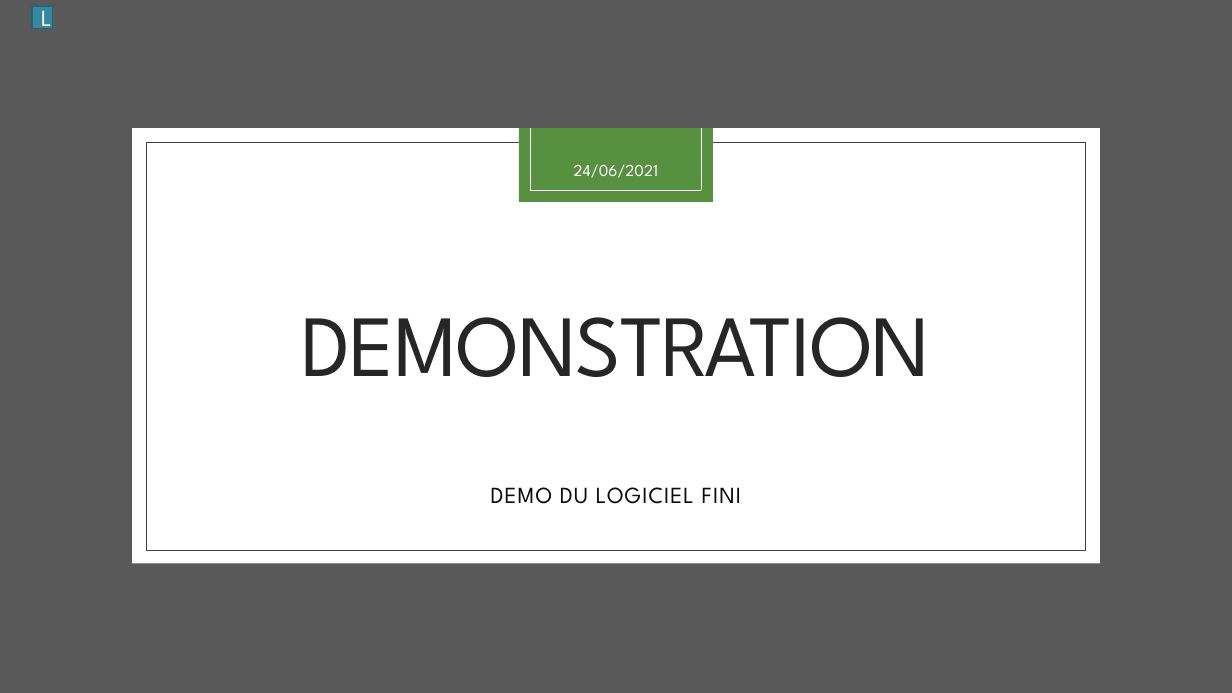
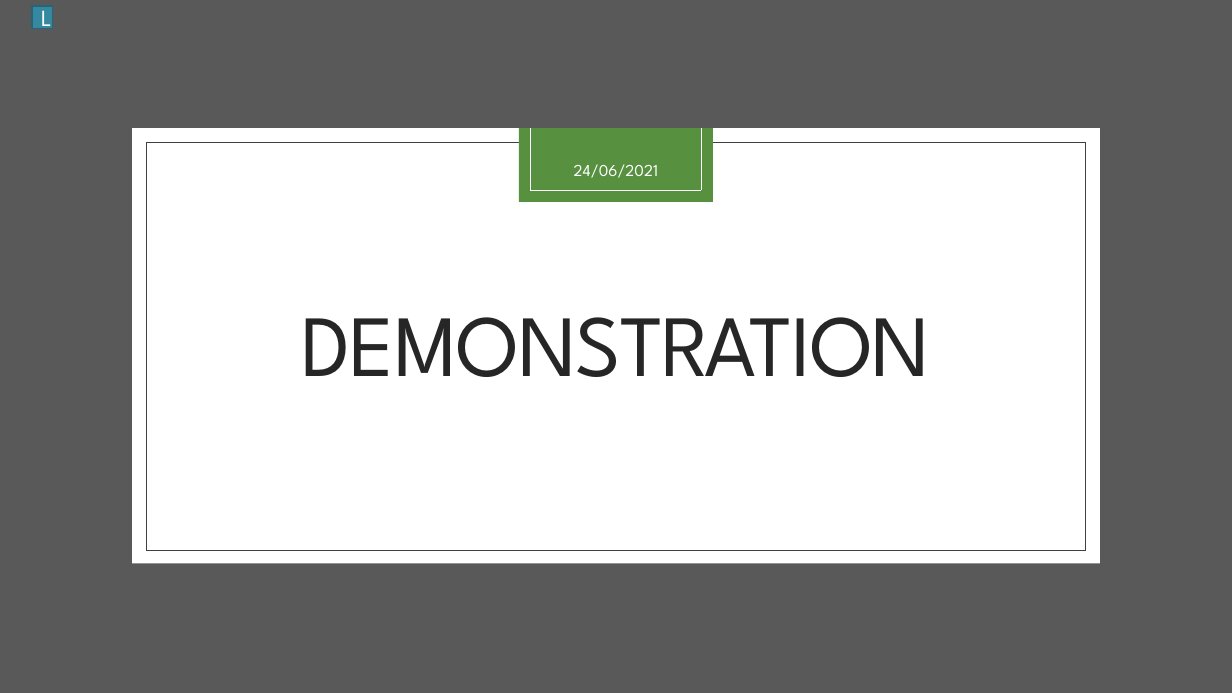
Before and after one commit to aiekick/ProjectStationMeteo, a slide deck: slide 50 of doc/StationMeteo_Soutenance_Stephane.pptx (slide 51 before the commit). Drawn at 1232x693 pixels with LibreOffice and Linux fonts; fonts in the diff are those of the drawing. Boxes give left, top, right and bottom in pixels: in the first picture for what was removed or moved away, otherwise in the second. Text is boxed around its words. In the diff, an @@ line names an element or a change of style, - is before the commit and + after.

```diff
--- a/doc/StationMeteo_Soutenance_Stephane.pptx
+++ b/doc/StationMeteo_Soutenance_Stephane.pptx
@@ subtitle removed at [491,487,742,504] @@
-DEMO DU LOGICIEL FINI
```
Also in this commit, not shown: 14 other slides changed, 1 slide removed.
